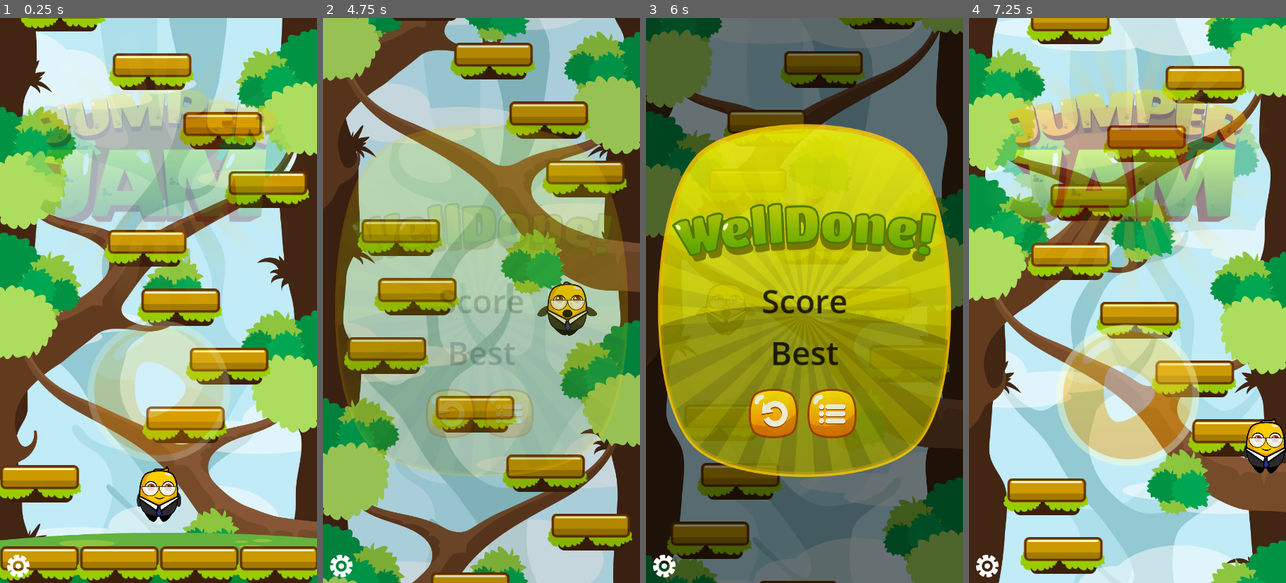
Above: before the commit, frames 1-4 (left to right).
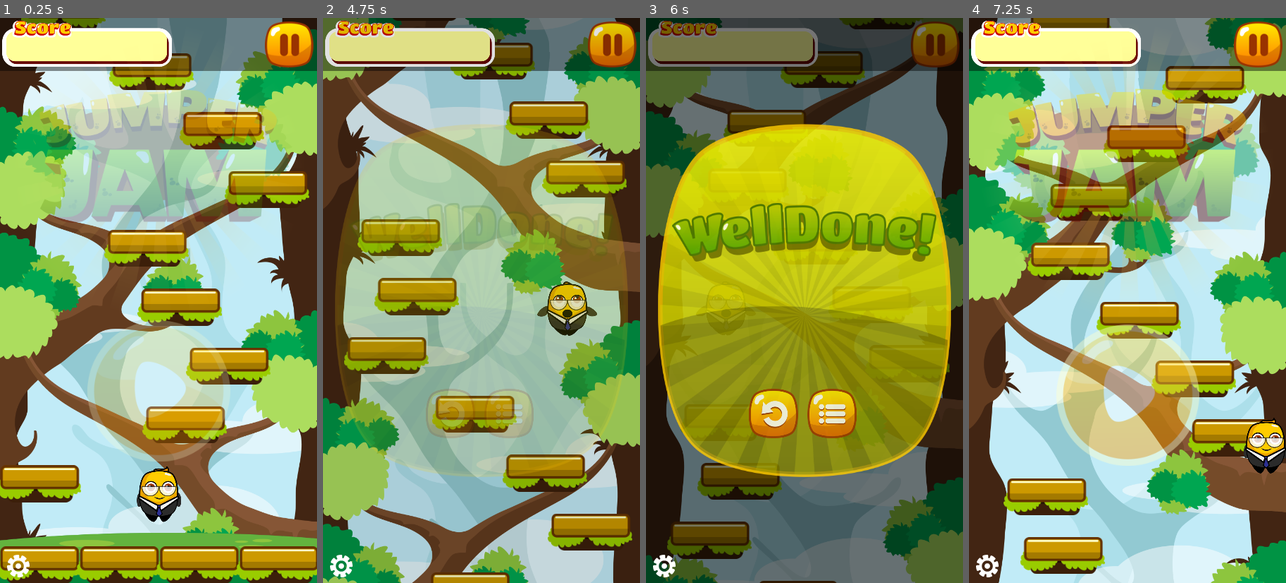
Above: after the commit, the same moments.

Repository: BlurryGames/JumperJam
Game: Godot game, scene res://scenes/main.tscn
Two runs of this game, one before a commit and one after it. Both use one fixed random seed, a clock stepped at 60 frames per second and the inputs below.
Inputs (mouse positions are in pixels of both pictures, inside the frame that each line leads up to):
- Up to frame 1 (0.25 s): no input
- Up to frame 2 (4.75 s): click (611, 46) at 0.52 s; click (481, 396) at 1.25 s; hold D (MoveRight) 2.03-2.78 s; hold A (MoveLeft) 2.78-3.5 s; click (449, 340) at 3.5 s; hold D (MoveRight) from 4.28 s (still down)
- Up to frame 3 (6 s): release D (MoveRight) at 5.75 s; click (772, 413) at 5.75 s
- Up to frame 4 (7.25 s): hold A (MoveLeft) from 6.53 s (still down)

The runs differ from the first frame. In frame 1, 9.4% of the frame differs, in the area x 0-100%, y 0-10%; in frame 2, 9.9%, in the area x 0-100%, y 0-62%; in frame 3, 9.5%; in frame 4, 9.4%.

Commit message:
Section4: UI System / Lesson11: The HUD

Diff:
--- /dev/null
+++ b/Scripts/HUD.gd
@@ -0,0 +1,4 @@
+class_name HUD extends Control
+
+func _on_pause_button_pressed()-> void:
+	pass
--- a/scenes/game.tscn
+++ b/scenes/game.tscn
@@ -6,6 +6,7 @@
 [ext_resource type="Texture2D" uid="uid://chij28okvv4mp" path="res://assets/textures/bg/Layer1.png" id="4_5serr"]
 [ext_resource type="Texture2D" uid="uid://bnn7of2b40di3" path="res://assets/textures/bg/Layer2.png" id="5_qqi1m"]
 [ext_resource type="Texture2D" uid="uid://b0htn14fov28o" path="res://assets/textures/bg/Layer3.png" id="6_00m6l"]
+[ext_resource type="PackedScene" uid="uid://dywox2fty4051" path="res://scenes/hud.tscn" id="7_3s8un"]
 
 [node name="Game" type="Node2D"]
 script = ExtResource("1_q20c5")
@@ -36,6 +37,11 @@
 texture = ExtResource("6_00m6l")
 centered = false
 
+[node name="LayerUI" type="CanvasLayer" parent="."]
+layer = 100
+
+[node name="HUD" parent="LayerUI" instance=ExtResource("7_3s8un")]
+
 [node name="LevelGenerator" parent="." instance=ExtResource("3_fq21a")]
 
 [node name="GroundSprite" type="Sprite2D" parent="."]
--- a/scenes/game_over_screen.tscn
+++ b/scenes/game_over_screen.tscn
@@ -74,7 +74,6 @@
 offset_bottom = 11.5
 grow_horizontal = 2
 grow_vertical = 2
-text = "Score"
 label_settings = SubResource("LabelSettings_xk72e")
 horizontal_alignment = 1
 
@@ -91,7 +90,6 @@
 offset_bottom = 126.0
 grow_horizontal = 2
 grow_vertical = 2
-text = "Best"
 label_settings = SubResource("LabelSettings_xk72e")
 horizontal_alignment = 1
 
--- /dev/null
+++ b/scenes/hud.tscn
@@ -0,0 +1,65 @@
+[gd_scene load_steps=5 format=3 uid="uid://dywox2fty4051"]
+
+[ext_resource type="Script" path="res://Scripts/HUD.gd" id="1_6oood"]
+[ext_resource type="Texture2D" uid="uid://b4lo84rouvt01" path="res://assets/textures/ui/ScoreBox.png" id="1_epnaj"]
+[ext_resource type="Texture2D" uid="uid://dgmsh6khvv1rs" path="res://assets/textures/ui/PauseBtn.png" id="2_earuc"]
+
+[sub_resource type="LabelSettings" id="LabelSettings_1rtrq"]
+font_size = 36
+font_color = Color(0, 0, 0, 1)
+
+[node name="HUD" type="Control"]
+layout_mode = 3
+anchors_preset = 15
+anchor_right = 1.0
+anchor_bottom = 1.0
+grow_horizontal = 2
+grow_vertical = 2
+script = ExtResource("1_6oood")
+
+[node name="TopBarBackground" type="ColorRect" parent="."]
+layout_mode = 1
+anchors_preset = 10
+anchor_right = 1.0
+offset_bottom = 90.0
+grow_horizontal = 2
+color = Color(0, 0, 0, 0.45098)
+
+[node name="TopBar" type="Control" parent="."]
+layout_mode = 1
+anchors_preset = 10
+anchor_right = 1.0
+offset_bottom = 90.0
+grow_horizontal = 2
+
+[node name="ScoreBox" type="TextureRect" parent="TopBar"]
+layout_mode = 0
+offset_left = 4.0
+offset_top = 4.0
+offset_right = 293.0
+offset_bottom = 83.0
+texture = ExtResource("1_epnaj")
+expand_mode = 1
+
+[node name="ScoreLabel" type="Label" parent="TopBar"]
+layout_mode = 0
+offset_left = 12.0
+offset_top = 24.0
+offset_right = 268.0
+offset_bottom = 74.0
+label_settings = SubResource("LabelSettings_1rtrq")
+horizontal_alignment = 2
+vertical_alignment = 1
+
+[node name="PauseButton" type="TextureButton" parent="TopBar"]
+layout_mode = 1
+anchors_preset = 1
+anchor_left = 1.0
+anchor_right = 1.0
+offset_left = -95.0
+offset_bottom = 90.0
+grow_horizontal = 0
+texture_normal = ExtResource("2_earuc")
+stretch_mode = 3
+
+[connection signal="pressed" from="TopBar/PauseButton" to="." method="_on_pause_button_pressed"]
--- a/scenes/screens.tscn
+++ b/scenes/screens.tscn
@@ -9,6 +9,7 @@
 [sub_resource type="LabelSettings" id="LabelSettings_7ecui"]
 
 [node name="Screens" type="CanvasLayer"]
+layer = 101
 script = ExtResource("1_dl6gs")
 
 [node name="TitleScreen" parent="." instance=ExtResource("3_nxhan")]
Not shown: 1 places in scenes/game.tscn that only renumber resources
